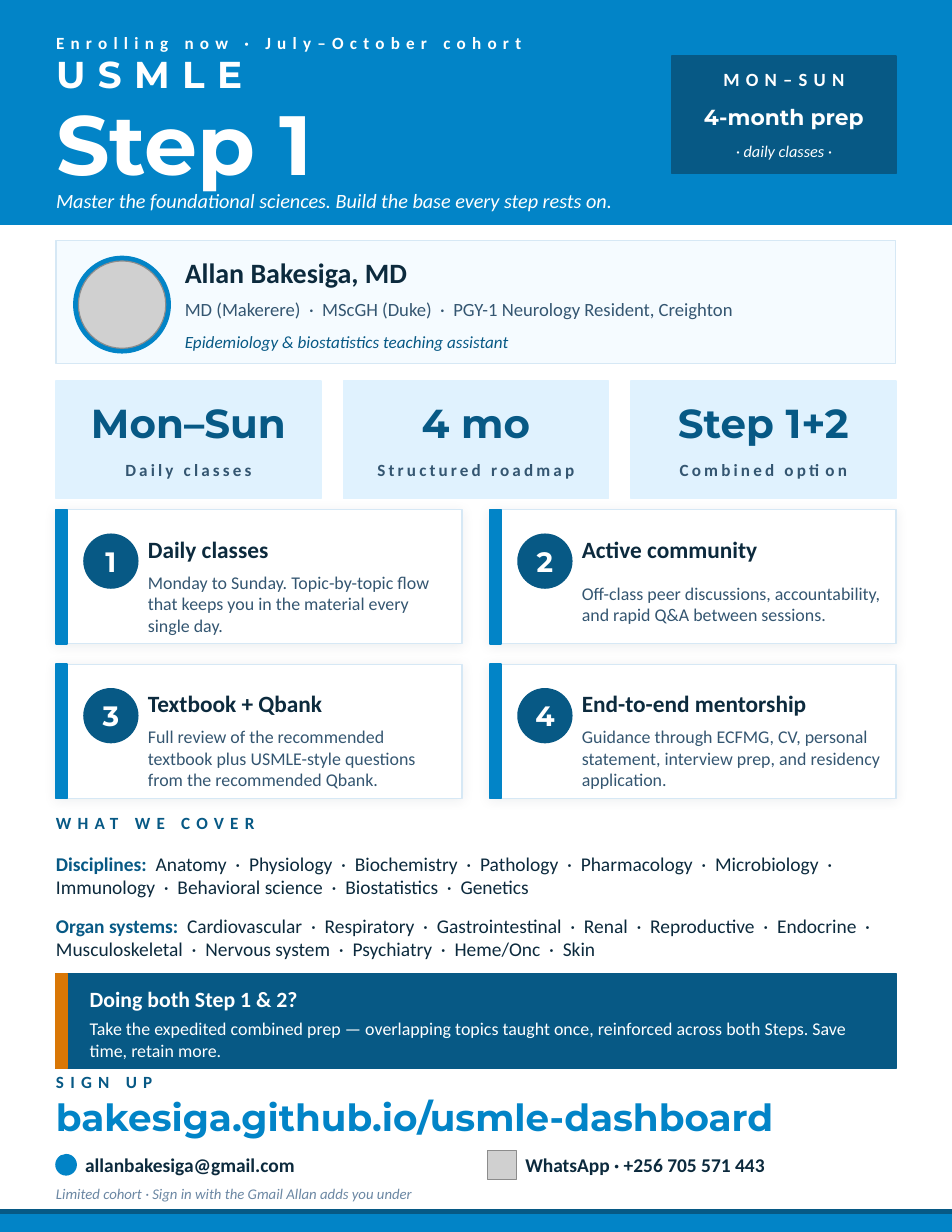
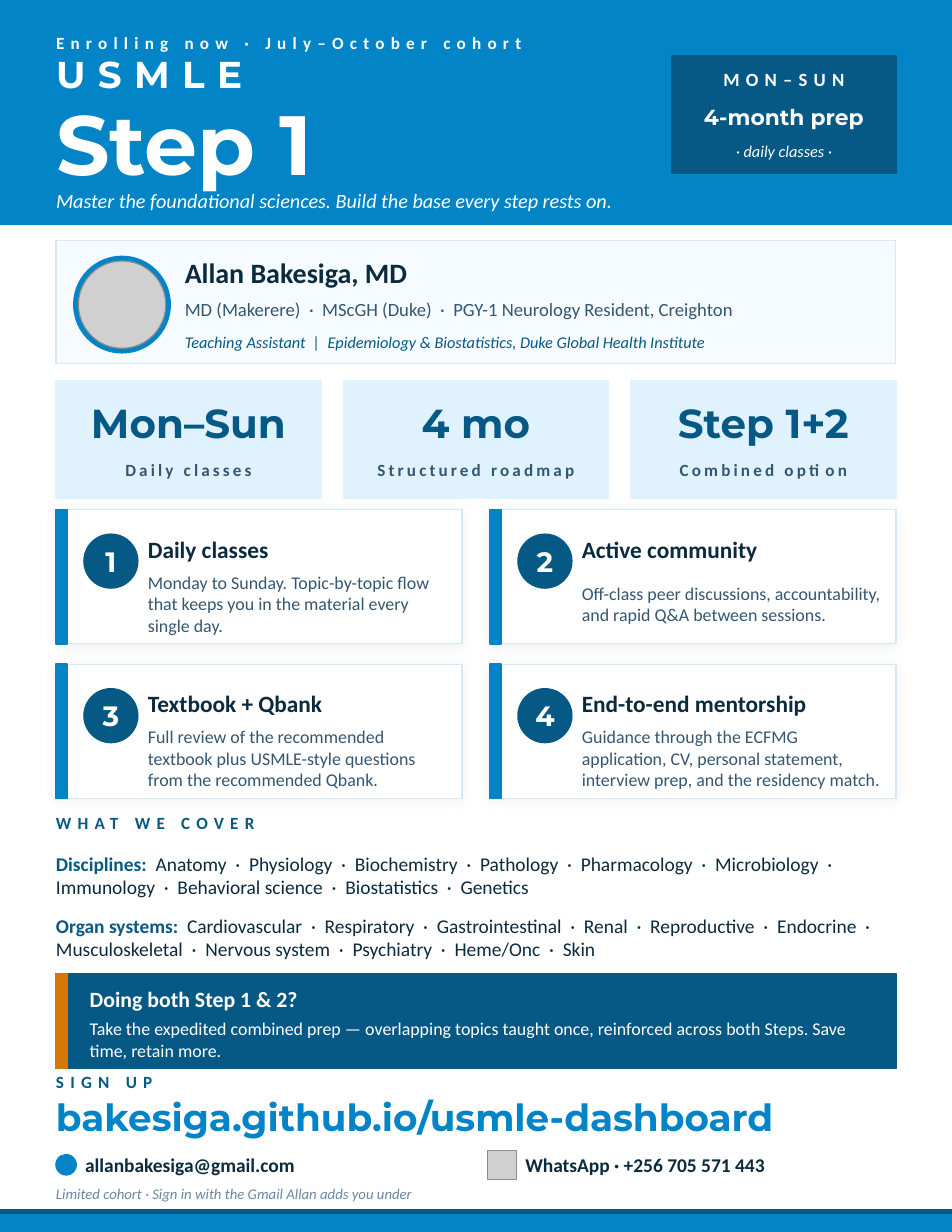
Before and after one commit to Bakesiga/usmle-dashboard, a slide deck: slide 1 of outputs/flyers/USMLE_Step1_Flyer.pptx. Drawn at 952x1232 pixels with LibreOffice and Linux fonts; fonts in the diff are those of the drawing; grey boxes stand for pictures. Boxes give left, top, right and bottom in pixels: in the first picture for what was removed or moved away, otherwise in the second. Text is boxed around its words. In the diff, an @@ line names an element or a change of style, - is before the commit and + after.

```diff
--- a/outputs/flyers/USMLE_Step1_Flyer.pptx
+++ b/outputs/flyers/USMLE_Step1_Flyer.pptx
@@ text at (x1=185, y1=336, x2=704, y2=351): text changed; size 11 to 10.5 pt @@
-Epidemiology & biostatistics teaching assistant
+Teaching Assistant | Epidemiology & Biostatistics, Duke Global Health Institute
@@ text at (x1=582, y1=730, x2=880, y2=789): text changed @@
-Guidance through ECFMG, CV, personal statement, interview prep, and residency application.
+Guidance through the ECFMG application, CV, personal statement, interview prep, and the residency match.
```
Also in this commit, not shown: 2 other files.
